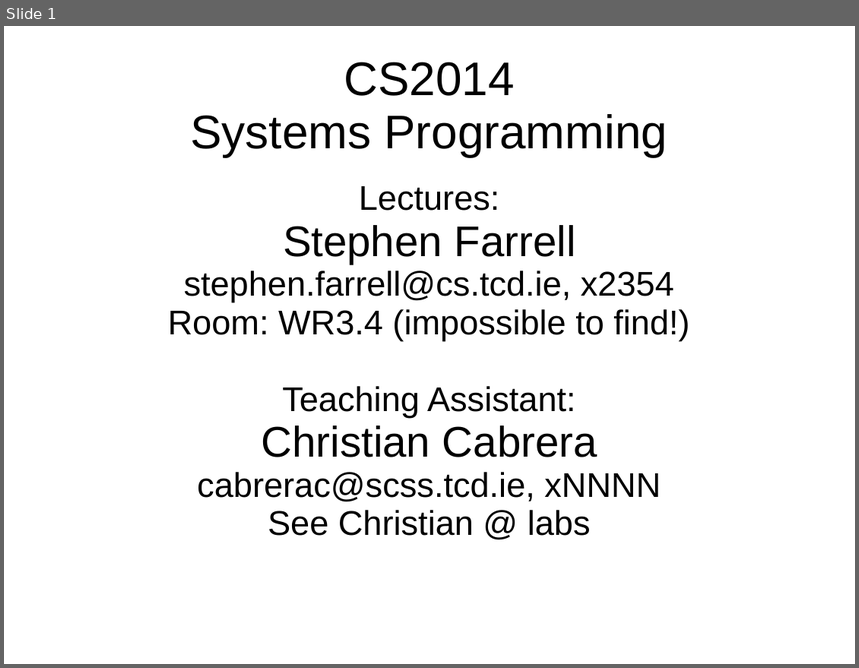
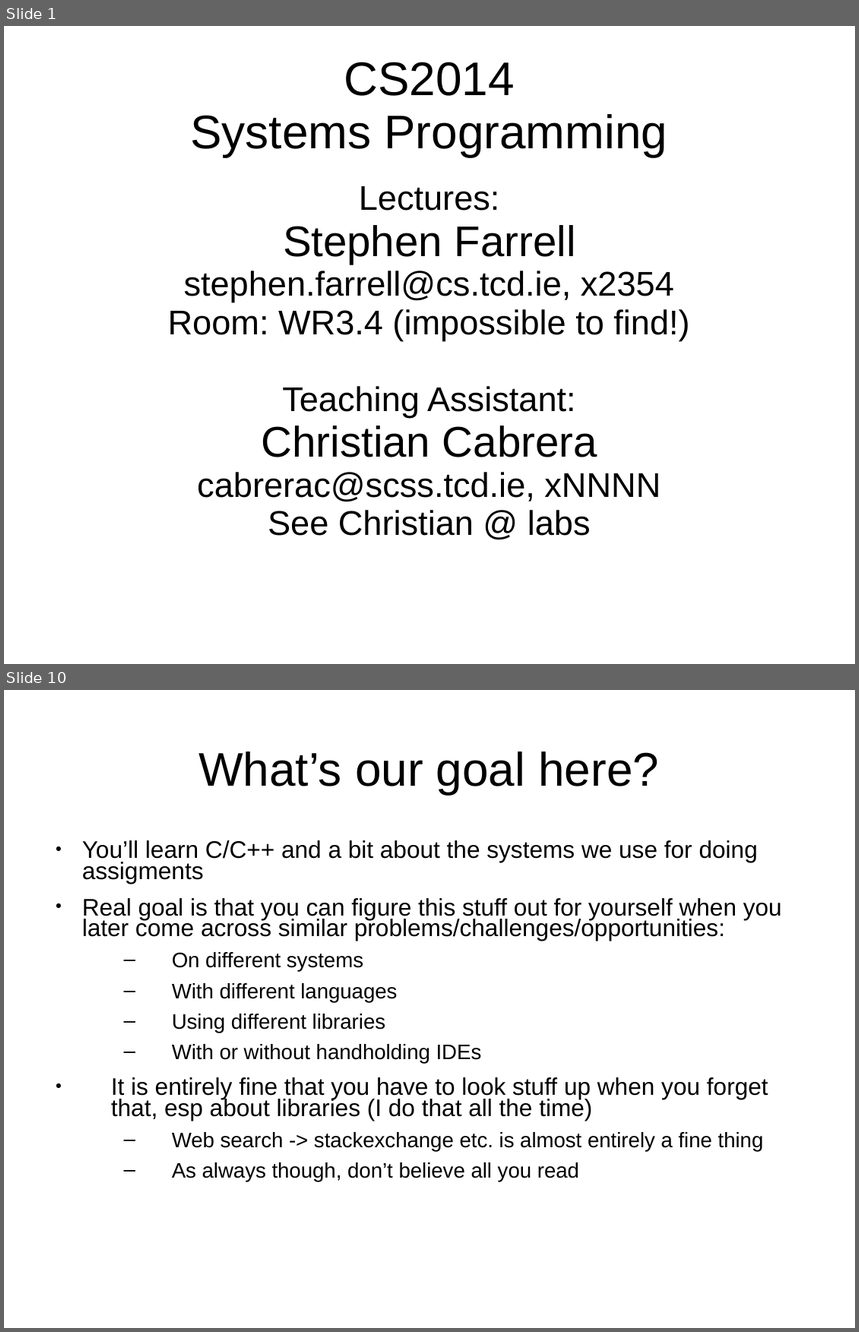
Before and after one commit to sftcd/cs2014, a slide deck: lectures/intro.ppt. Shown one above the other, each under a label of ours: slide 1 before the commit, slides 1 and 10 after it; the slides between them are not shown. The pictures are 859x668 and 859x1332 pixels, drawn with LibreOffice and Linux fonts; fonts in the diff are those of the drawing. Boxes give left, top, right and bottom in pixels: in the first picture for what was removed or moved away, otherwise in the second. Text is boxed around its words. In the diff, an @@ line names an element or a change of style, - is before the commit and + after.

```diff
--- a/lectures/intro.ppt
+++ b/lectures/intro.ppt
@@ slide 10 added at (x1=4, y1=690, x2=855, y2=1328), background #FFFFFF @@
@@ title added at (x1=199, y1=752, x2=659, y2=794), 44 pt, text #000000 @@
+What’s our goal here?
@@ text added at (x1=82, y1=840, x2=782, y2=1182), 22.4 pt, text #000000 @@
+● You’ll learn C/C++ and a bit about the systems we use for doing assigments
+● Real goal is that you can figure this stuff out for yourself when you later come across similar problems/challenges/opportunities:
+  – On different systems
+  – With different languages
+  – Using different libraries
+  – With or without handholding IDEs
+● It is entirely fine that you have to look stuff up when you forget that, esp about libraries (I do that all the time)
+  – Web search -> stackexchange etc. is almost entirely a fine thing
+  – As always though, don’t believe all you read
```
Also in this commit, not shown: 7 slides changed, 2 other slides added, 1 other file.
